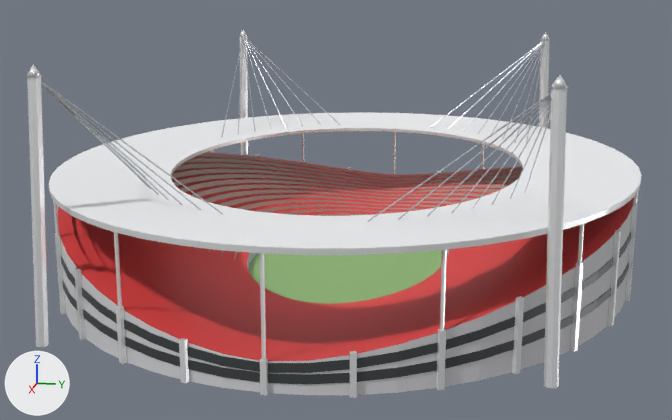
One commit to the glTF model assets/landmarks/miami_stadium.glb: the scene before it, then after it.
Before and after are seen from a camera (50 mm lens) standing at (389.0, 71.0, 120.0) and looking at (7.0, -5.0, 24.0). Every picture has the same lights, and +X, +Y and +Z are marked at lower left. The older version comes first. Where no turn or scale is listed for an object, it has been applied to the vertices. Vertices at exactly the same position are counted once.

Names of what the first picture shows: 'bowl', 'canopy', 'masts'.
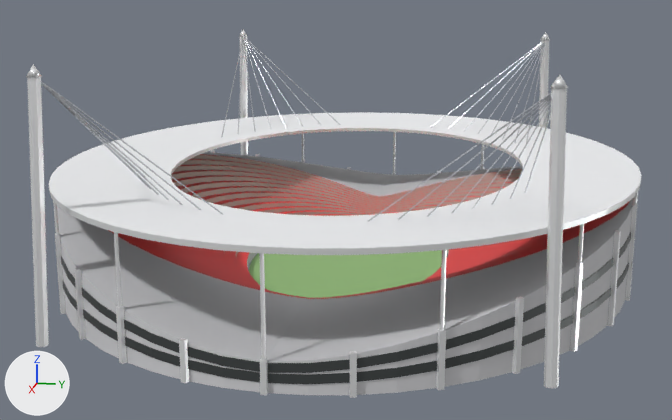
Location of each change, (x1, y1, x2, y2) in pixels of the pictures (672 x 420 px; the box of a moved part takes in the faces that stretch with it):
part 1 of me_bowl, moved or reshaped: before (86, 158, 634, 333); after (139, 156, 634, 291)
part 2 of me_bowl, recoloured: (58, 152, 632, 362) in both
part 3 of me_bowl, recoloured: before (72, 157, 590, 355); after (197, 155, 523, 214)
part 4 of me_bowl, recoloured: before (71, 153, 523, 220); after (108, 154, 611, 299)

Edits to the bpy script that builds the scene:
```text
Change me_bowl:
    used by ob_bowl; location = (0.0, 0.0, 0.0)
    remove me_bowl.from_pydata(...)  # 2520 vertices, 4758 faces; spans x -142.0..142.0, y -119.0..119.0, z 0.0..39.0
    add me_bowl.from_pydata(...)  # 2574 vertices, 4866 faces; spans x -142.0..142.0, y -119.0..119.0, z 0.0..39.0
    me_bowl part 1: 958 vertices moved from x -135.0..135.0, y -109.0..109.0, z 3.0..34.0 to x -89.0..89.0, y -107.0..107.0, z 3.0..36.0; 270 vertices removed from x -108.0..108.0, y -109.0..109.0, z 3.0..37.0; 324 vertices added at x -81.0..81.0, y -116.0..116.0, z 3.0..38.0
    me_bowl part 2: 90 faces spanning x -140.0..140.0, y -114.0..114.0, z 10.0..37.0 switch from mat_seat (red #e74545) to mat_concrete (light grey #ceced1)
    me_bowl part 3: 300 faces spanning x -87.0..87.0, y -94.0..94.0, z 3.0..34.0 switch from mat_seat (red #e74545) to mat_crowd (light grey #c4b3aa)
    me_bowl part 4: 340 faces spanning x -89.0..89.0, y -106.0..106.0, z 4.0..36.0 switch from mat_crowd (light grey #c4b3aa) to mat_seat (red #e74545)
```
